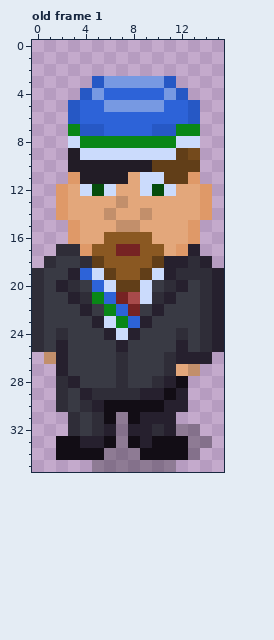
One commit to this pixel-art file: art/cfe-ksv-otto.aseprite. The first picture shows the starting point.
16x36 pixels, 2 frames. Shown: old frame 1. The commit also changed other frames, which this record leaves out.
After the commit:
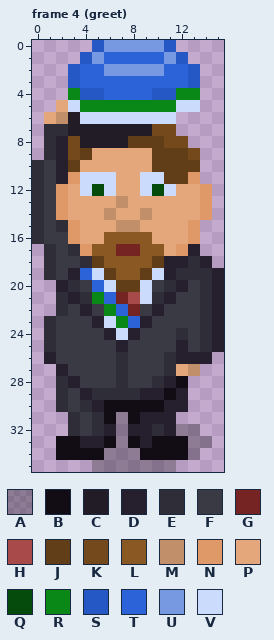
Palette (. is transparent): A #00000046  B #120d15  C #221c26  D #26202e  E #2f2d38  F #393a44  G #762323  H #a84a4a  J #613e18  K #744a1c  L #8a5822  M #c28f6b  N #df9968  P #e3a77b  Q #054c0c  R #098717  S #2658c5  T #2d63d8  U #7799e2  V #cbdbfc
A new or re-ordered frame is compared with the old frame closest to it.
The author wrote: Greet animations for all ksv!!
Difference:
frames 2 -> 4
Frame 4 (greet) is new; against old frame 1, layer "fraater":
y 0: x 5..11 ....... -> SUUUUUS
y 1: x 4..12 ......... -> SUTTTTTUS
y 2: x 3..13 ........... -> STTUUUUUTTS
y 3: x 3..13 ..SUUUUUS.. -> STTTTTTTTTS
y 4: x 3 . -> R; x 5 U -> S; x 10..13 TUS. -> SSRR
y 5: x 2..13 .STTUUUUUTTS -> PVRRRRRRRRVV
y 6: x 1..13 ..STTTTTTTTTS -> PMCVVVVVVVV..
y 7: x 1..13 ..RSSTTTTSSRR -> EECCCCCCCKK..
y 8: x 1..13 ..VRRRRRRRRVV -> EDKCCCCJJJKK.
y 9: x 1..11 ..CVVVVVVVV -> EDKJPPPPPJJ
y 10: x 0..9 ...CCCCCCC -> EFDJPPPPPP
y 11: x 0..2 ... -> EFD; x 4..7 CCCC -> VVVP
y 12..14: x 0..1 .. -> EF
y 15: x 0..2 ... -> EFE
y 16: x 0..2 ... -> EFF
y 17: x 1..2 .E -> EF
y 19: x 0..1 EF -> .E
y 20: x 0..1 EF -> ..
y 21..22: x 0..2 EFF -> ..E
y 23: x 0..1 EF -> .E
y 24: x 0..2 EFE -> .EF
y 25: x 0..2 EFD -> .EF
y 26: x 1..2 MD -> DF
